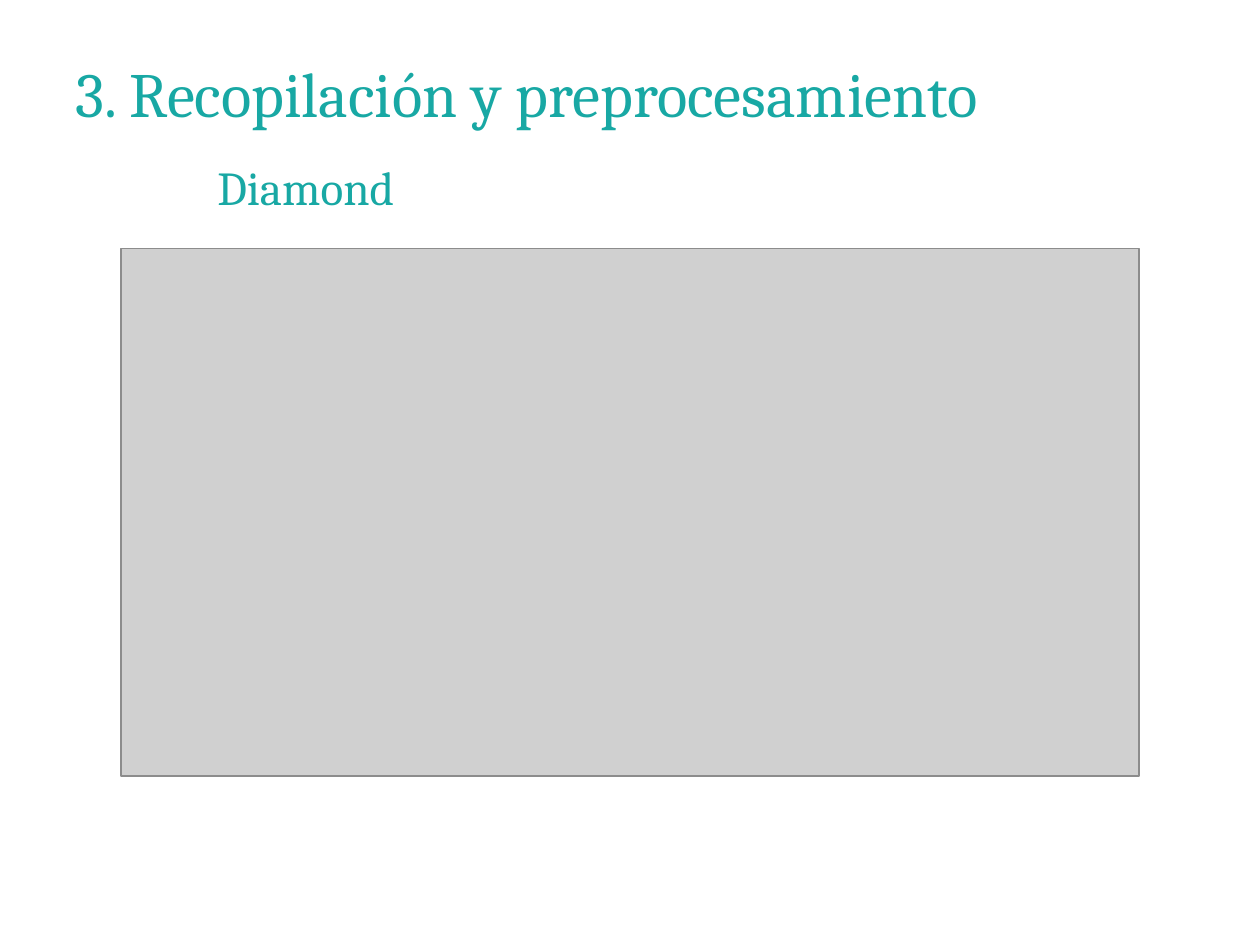
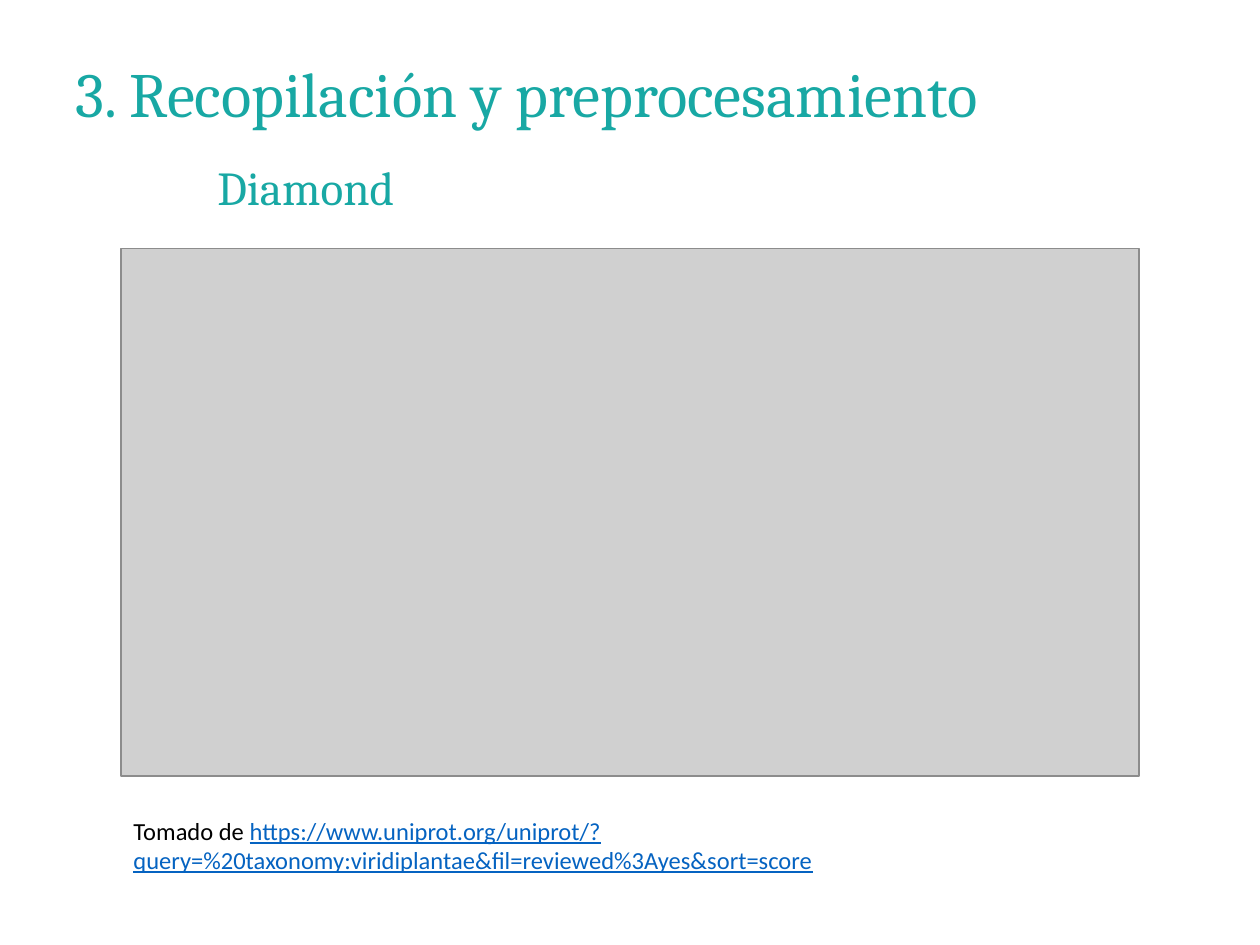
Before and after one commit to JoseSantillan/tesis2, a slide deck: slide 26 of Semana 07/Presentación/Presentación.pptx. Drawn at 1260x945 pixels with LibreOffice and Linux fonts; fonts in the diff are those of the drawing; grey boxes stand for pictures; background and template pictures are left out. Boxes give left, top, right and bottom in pixels: in the first picture for what was removed or moved away, otherwise in the second. Text is boxed around its words. In the diff, an @@ line names an element or a change of style, - is before the commit and + after.

```diff
--- a/Semana 07/Presentación/Presentación.pptx
+++ b/Semana 07/Presentación/Presentación.pptx
@@ text added at bbox=[133, 823, 811, 873], 14 pt, text #0563C1, underline @@
+Tomado de https://www.uniprot.org/uniprot/?
+query=%20taxonomy:viridiplantae&fil=reviewed%3Ayes&sort=score
```
Also in this commit, not shown: 4 other slides changed, 3 other files.
